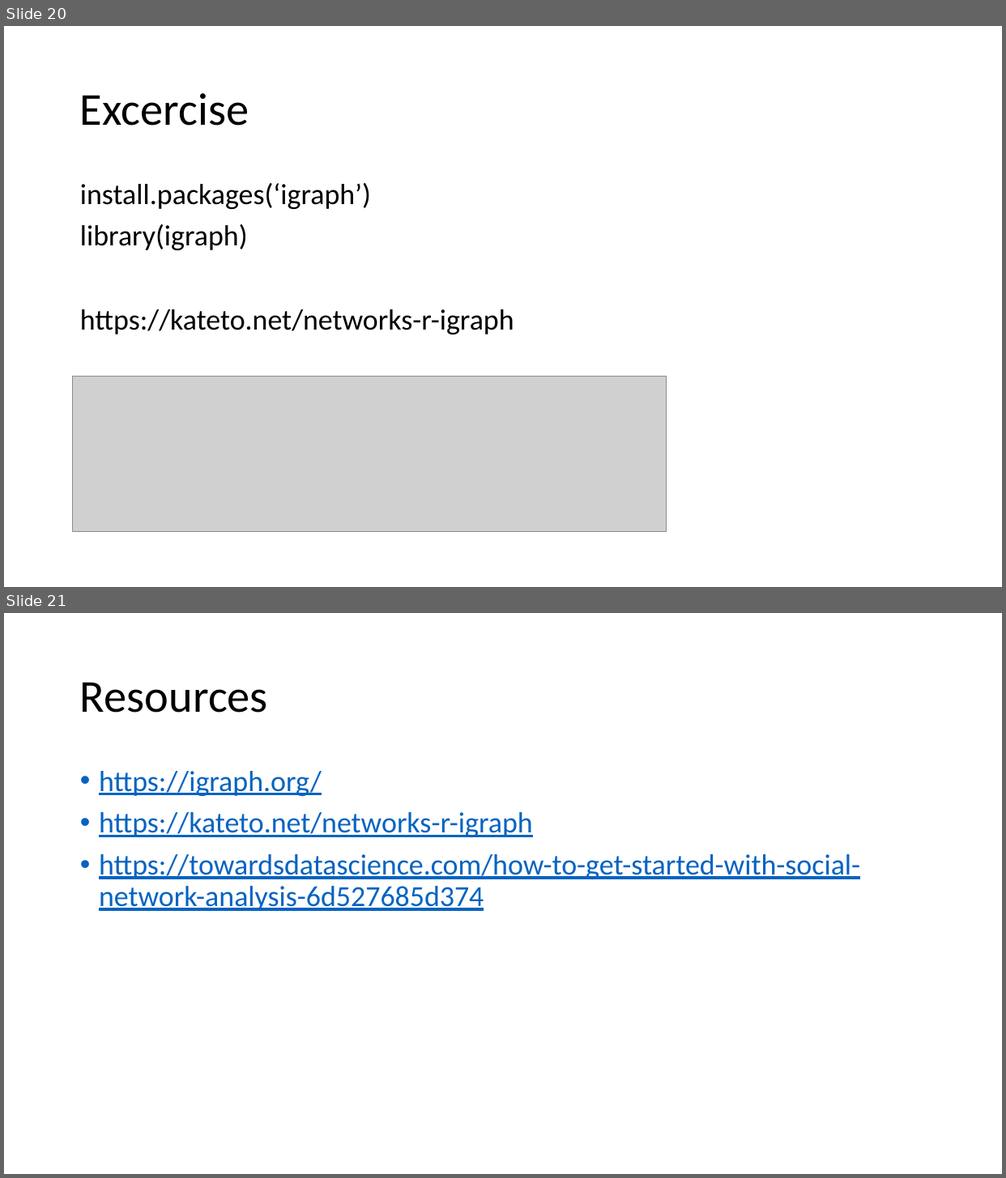
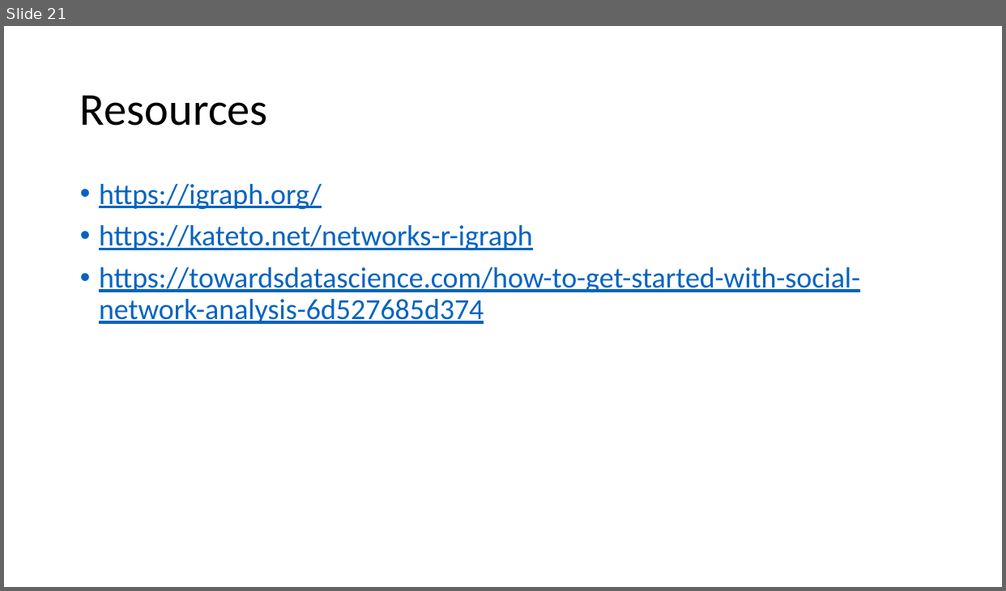
Before and after one commit to mubashirqasim/tpm_workshop_2020, a slide deck: Networks intro.pptx. Shown one above the other, each under a label of ours: slides 20 and 21 before the commit, slide 21 after it. The pictures are 1006x1178 and 1006x591 pixels, drawn with LibreOffice and Linux fonts; fonts in the diff are those of the drawing; grey boxes stand for pictures. Boxes give left, top, right and bottom in pixels: in the first picture for what was removed or moved away, otherwise in the second. Text is boxed around its words. In the diff, an @@ line names an element or a change of style, - is before the commit and + after.

Commit message:
Updated presentation

```diff
--- a/Networks intro.pptx
+++ b/Networks intro.pptx
@@ slide 20 removed at (4, 26, 1002, 587), background #FFFFFF @@
@@ title removed at (80, 93, 249, 126) @@
-Excercise
@@ text removed at (80, 183, 514, 335) @@
-install.packages(‘igraph’)
-library(igraph)
-https://kateto.net/networks-r-igraph
@@ picture removed at (73, 377, 667, 532) @@
```
Also in this commit, not shown: 1 slide added, 1 other file.
